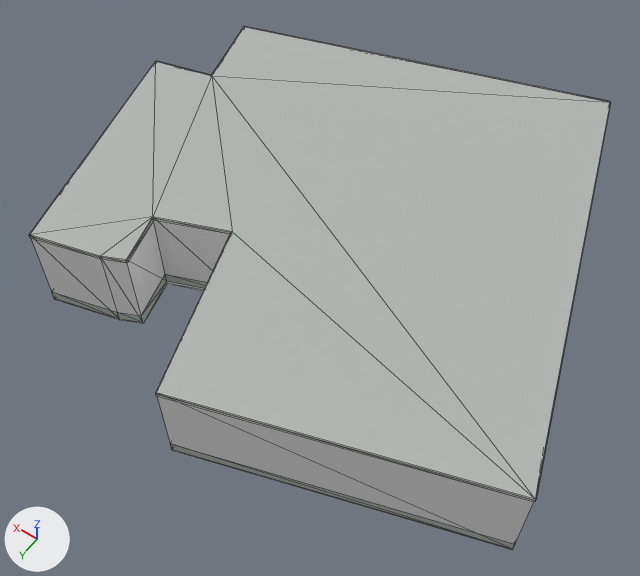
Two versions of the glTF model public/models/buildings/osm-way-49379126.glb, one commit apart.
Both versions are drawn from a camera (50 mm lens) standing at (-10.45, 14.68, 22.07) and looking at (-0.35, 0.54, -0.15). Every picture has the same lights, and +X, +Y and +Z are marked at lower left. The picture after the commit comes second. Mesh edges are drawn as thin lines. Where no turn or scale is listed for an object, it has been applied to the vertices. Vertices at exactly the same position are counted once.

In view in the first picture: 'reality 49379126 near reality aged pale plaster', 'reality 49379126 near reality concrete plinth', 'reality 49379126 near reality flat weathered roof', 'reality 49379126 near reality pale aluminum sill' and 1 more.
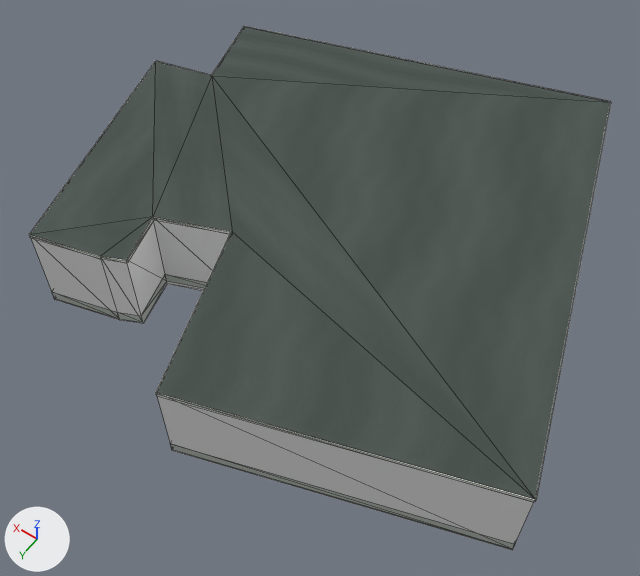
The change, as a list of edits to the scene's bpy script:
```text
Add img_roof_color:
    img_roof_color = load_image('roof-color', 'textures/1de3d7bb6546b7423004abcc0fb627c4d0c6ad03316b21d76a93f9bf4f470ca6.png', 256, 256, 'sRGB')
Change mat_reality_flat_weathered_roof:
    remove mat_reality_flat_weathered_roof.base_color = (0.451, 0.475, 0.455)  # grey #b3b7b4
    add mat_reality_flat_weathered_roof.texture = img_roof_color
Change me_reality_49379126_near_reality_pale_aluminum_sill:
    used by ob_reality_49379126_near_reality_pale_aluminum_sill; location = (0.0, 0.0, 0.0)
    remove me_reality_49379126_near_reality_pale_aluminum_sill.from_pydata(...)  # 44 vertices, 22 faces; spans x -9.4..8.5, y -9.2..7.6, z 2.9..3.0
    add me_reality_49379126_near_reality_pale_aluminum_sill.from_pydata(...)  # 55 vertices, 44 faces; spans x -9.4..8.5, y -9.2..7.6, z 2.9..3.0
    me_reality_49379126_near_reality_pale_aluminum_sill part 1
    18 faces are deleted
    11 vertices are added at x -9.4..8.4, y -9.2..7.6, z 3.0
    40 new faces join them
```

Pixel boxes [x1, y1, x2, y2] of what changed, in the pictures (640 x 576 px):
'reality 49379126 near reality flat weathered roof', surface changed (darker): [30, 26, 610, 499] in both
part 1 of me_reality_49379126_near_reality_pale_aluminum_sill, built on: [29, 26, 611, 502] in both
